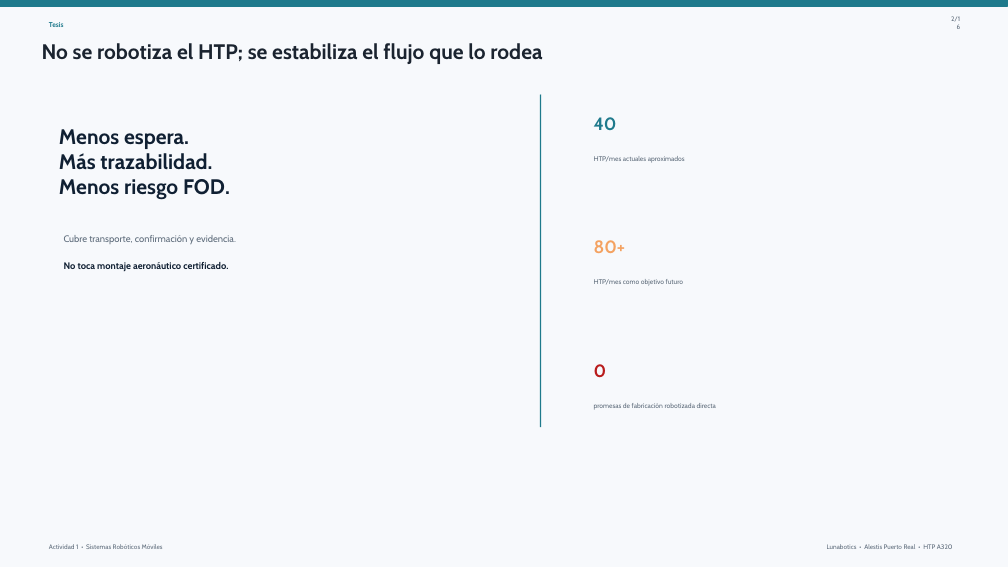
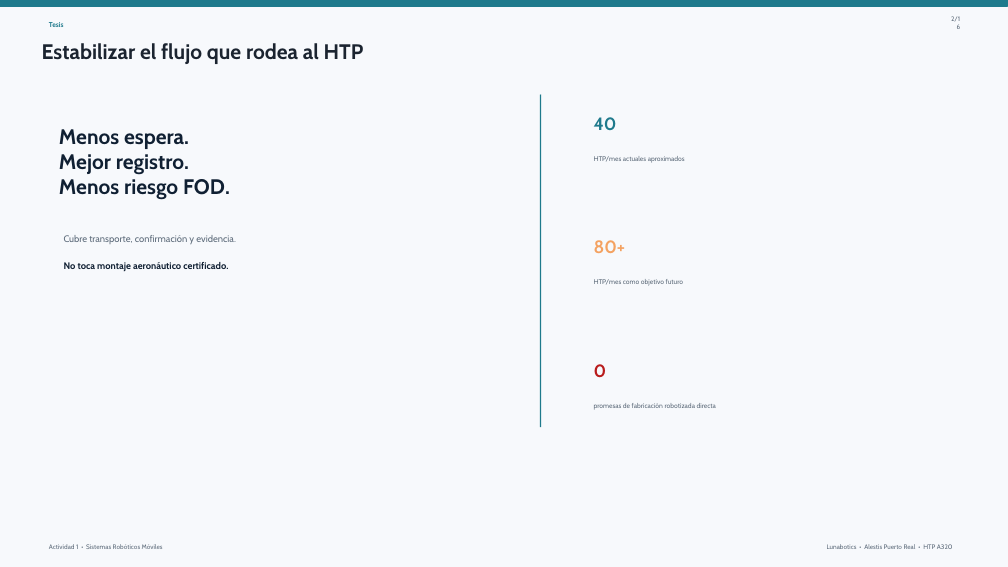
Before and after one commit to jlmayorgaco/viu-mrob-sistemas-roboticos-moviles, a slide deck: slide 2 of actividad1/slides/Actividad1_AMR_FOD_Kitting_editable.pptx. Drawn at 1008x567 pixels with LibreOffice and Linux fonts; fonts in the diff are those of the drawing. Boxes give left, top, right and bottom in pixels: in the first picture for what was removed or moved away, otherwise in the second. Text is boxed around its words. In the diff, an @@ line names an element or a change of style, - is before the commit and + after.

```diff
--- a/actividad1/slides/Actividad1_AMR_FOD_Kitting_editable.pptx
+++ b/actividad1/slides/Actividad1_AMR_FOD_Kitting_editable.pptx
@@ text at <box>42,43,364,64</box>: text changed @@
-No se robotiza el HTP; se estabiliza el flujo que lo rodea
+Estabilizar el flujo que rodea al HTP
@@ text at <box>59,154,189,175</box>: text changed @@
-Más trazabilidad.
+Mejor registro.
```
Also in this commit, not shown: 9 other slides changed, 28 other files.
